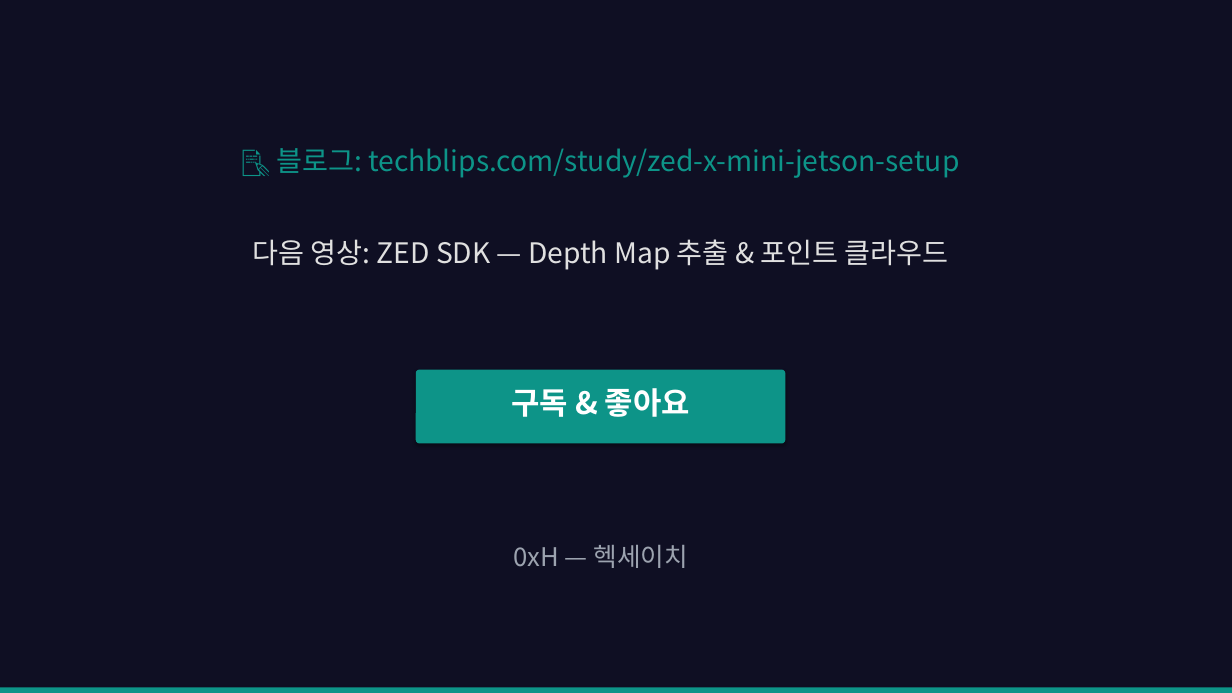
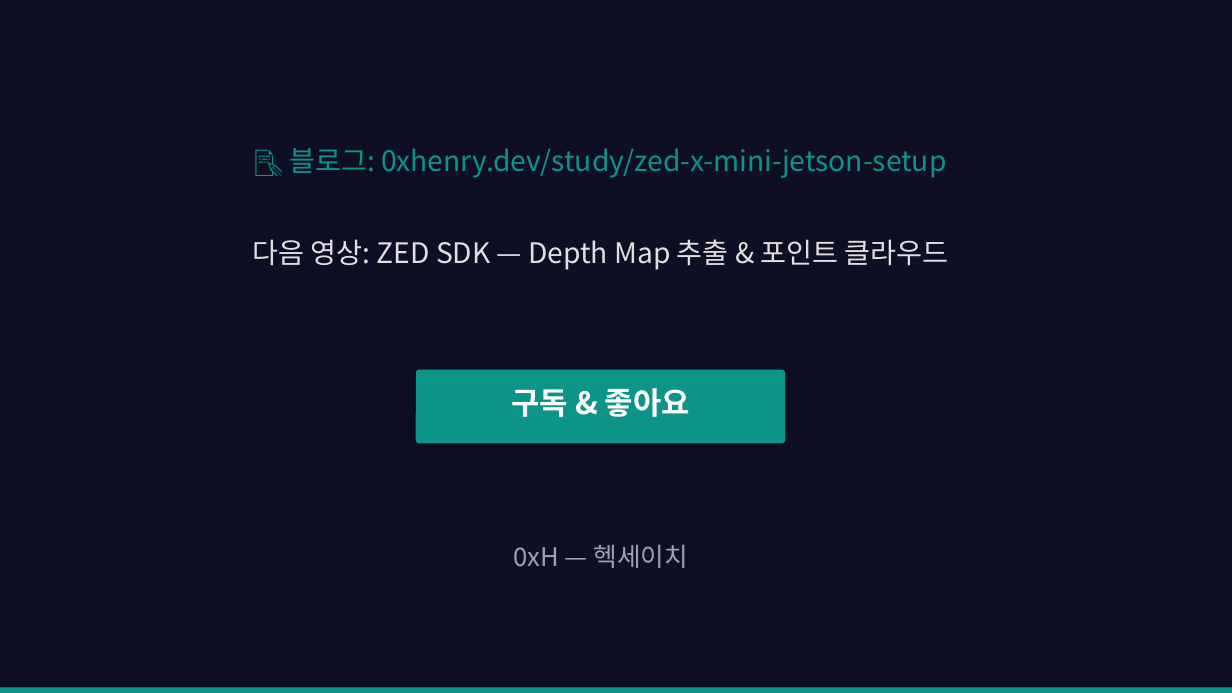
Before and after one commit to ZeroxHenry/techpulse-eng, a slide deck: slide 12 of docs/output/zed-x-mini-jetson.pptx. Drawn at 1232x693 pixels with LibreOffice and Linux fonts; fonts in the diff are those of the drawing. Boxes give left, top, right and bottom in pixels: in the first picture for what was removed or moved away, otherwise in the second. Text is boxed around its words. In the diff, an @@ line names an element or a change of style, - is before the commit and + after.

```diff
--- a/docs/output/zed-x-mini-jetson.pptx
+++ b/docs/output/zed-x-mini-jetson.pptx
@@ text at <box>289,148,946,178</box>: text changed @@
-📝 블로그: techblips.com/study/zed-x-mini-jetson-setup
+📝 블로그: 0xhenry.dev/study/zed-x-mini-jetson-setup
```
Also in this commit, not shown: 5 other files.
